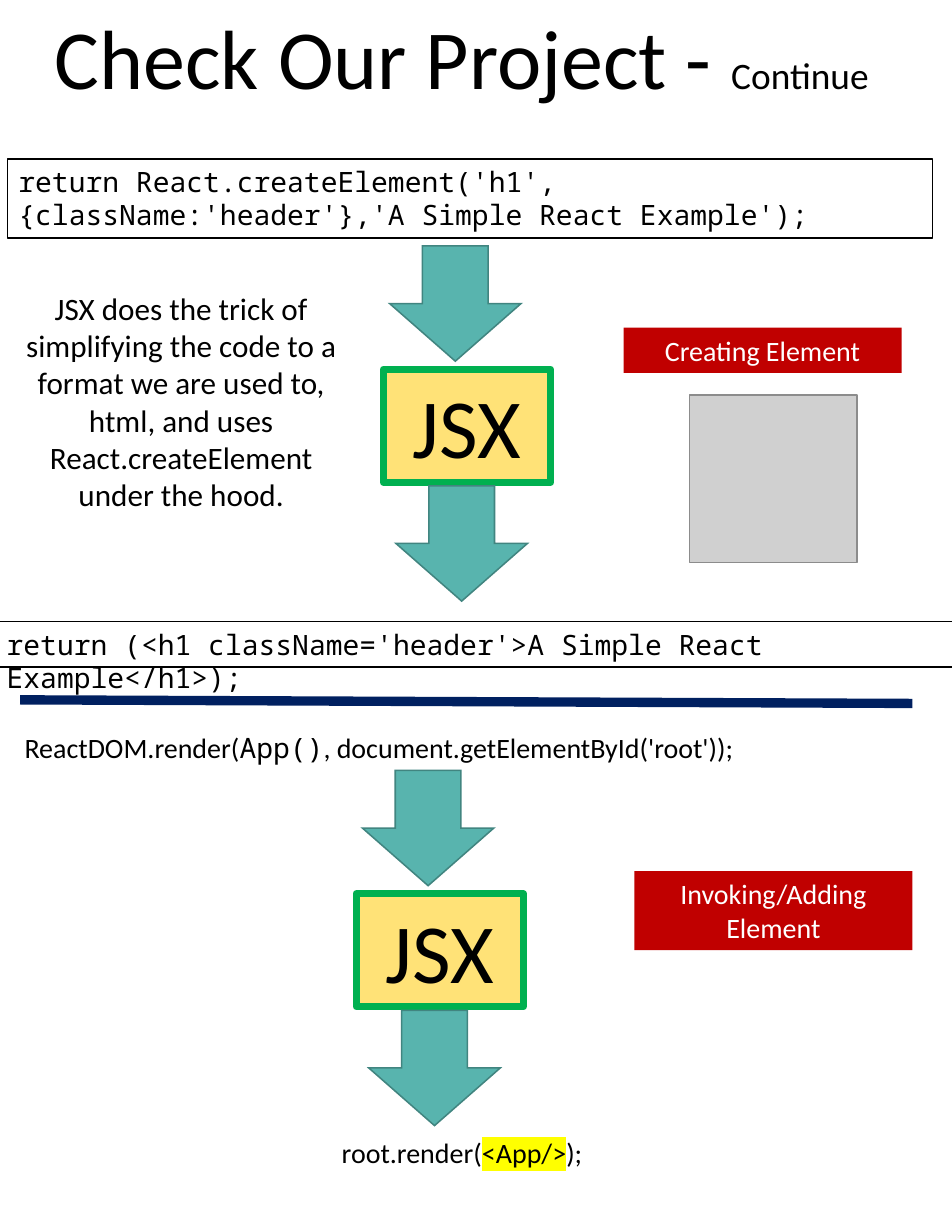
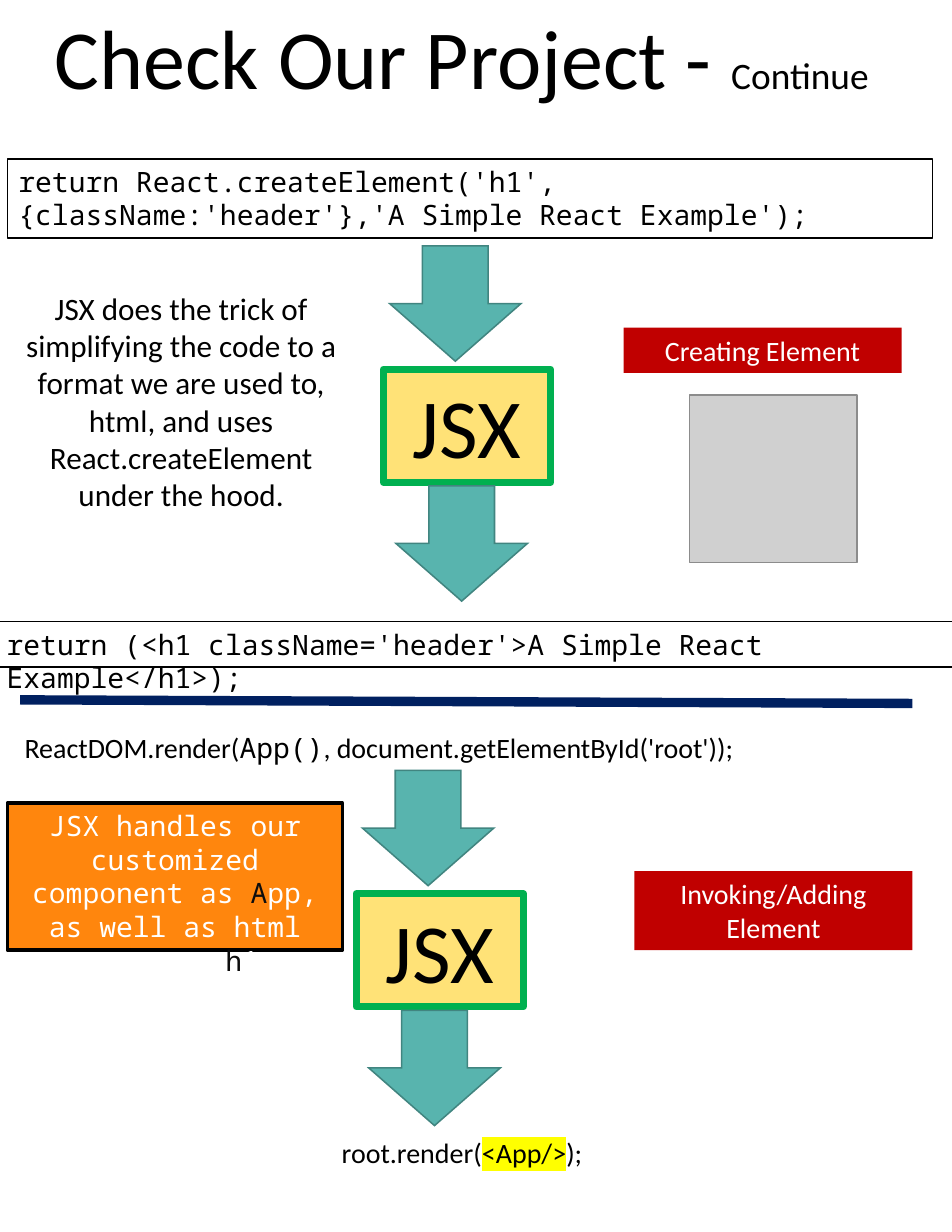
Before and after one commit to scorpion0511/mytracker, a slide deck: slide 24 of doc/React.pptx (slide 23 before the commit). Drawn at 952x1232 pixels with LibreOffice and Linux fonts; fonts in the diff are those of the drawing; grey boxes stand for pictures. Boxes give left, top, right and bottom in pixels: in the first picture for what was removed or moved away, otherwise in the second. Text is boxed around its words. In the diff, an @@ line names an element or a change of style, - is before the commit and + after.

```diff
--- a/doc/React.pptx
+++ b/doc/React.pptx
@@ rectangle added at <box>8,803,343,950</box>, fill #FF860D, outline #000000 2.25 pt, 18 pt, text #FFFFFF @@
+JSX handles our customized component as App, as well as html ones as h1
```
Also in this commit, not shown: 10 other slides changed, 2 slides added.
